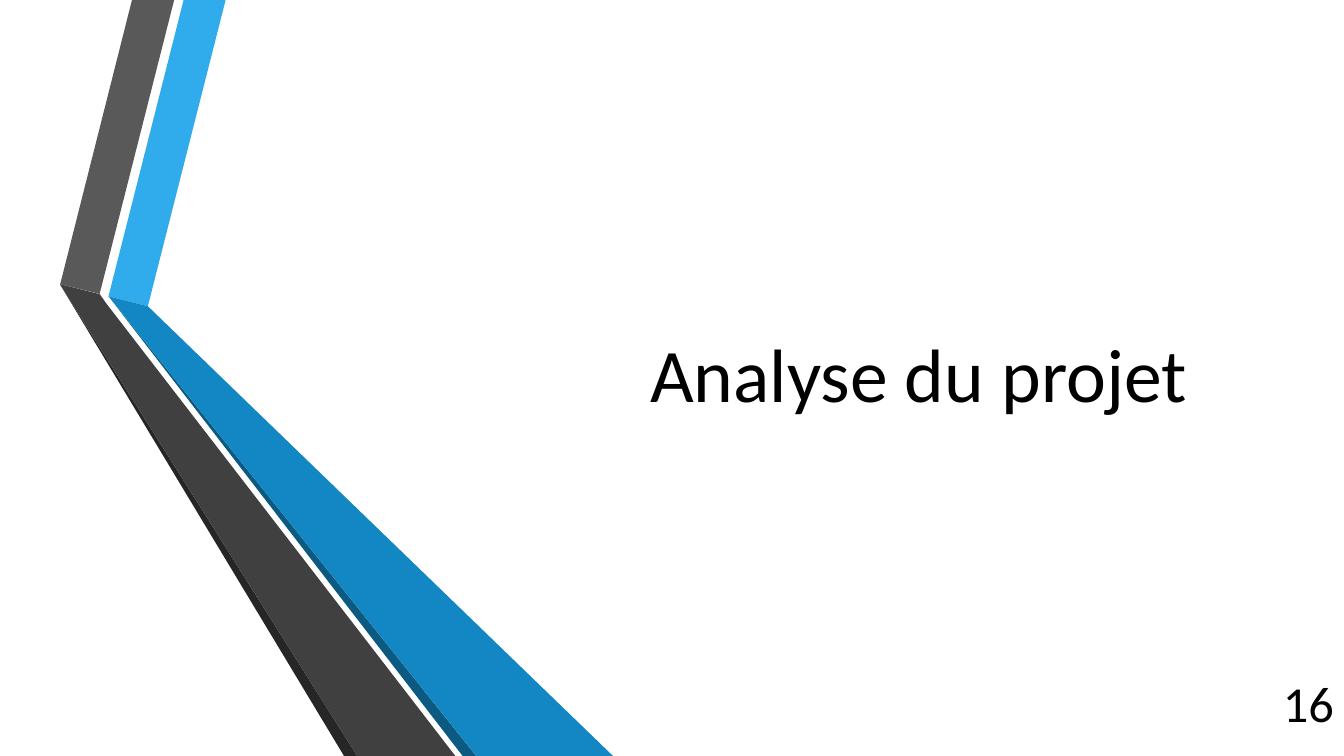
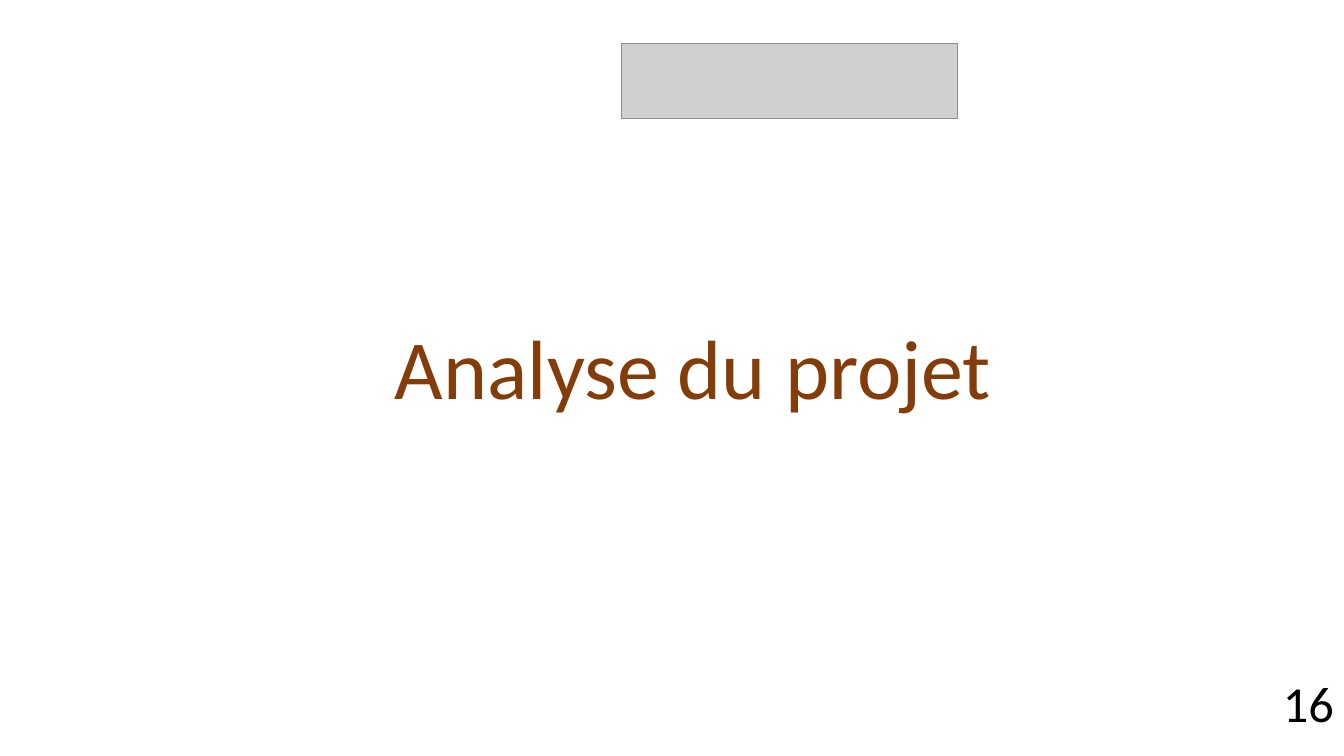
Before and after one commit to Thibaut-Comte/projetIT, a slide deck: slide 16 of PrésentationBourseEchangeSCPI.pptx. Drawn at 1344x756 pixels with LibreOffice and Linux fonts; fonts in the diff are those of the drawing; grey boxes stand for pictures; background and template pictures are left out. Boxes give left, top, right and bottom in pixels: in the first picture for what was removed or moved away, otherwise in the second. Text is boxed around its words. In the diff, an @@ line names an element or a change of style, - is before the commit and + after.

```diff
--- a/PrésentationBourseEchangeSCPI.pptx
+++ b/PrésentationBourseEchangeSCPI.pptx
@@ picture added at [622, 43, 958, 119] @@
@@ group removed at [60, 0, 614, 756]: 6 freeform shapes @@
@@ title "Analyse du projet" at [395, 340, 991, 414]: size 54 to 60 pt, text colour #000000 to #843C0B; alignment right to centre; line spacing 1 to 0.9 @@
```
Also in this commit, not shown: 19 other slides changed.
